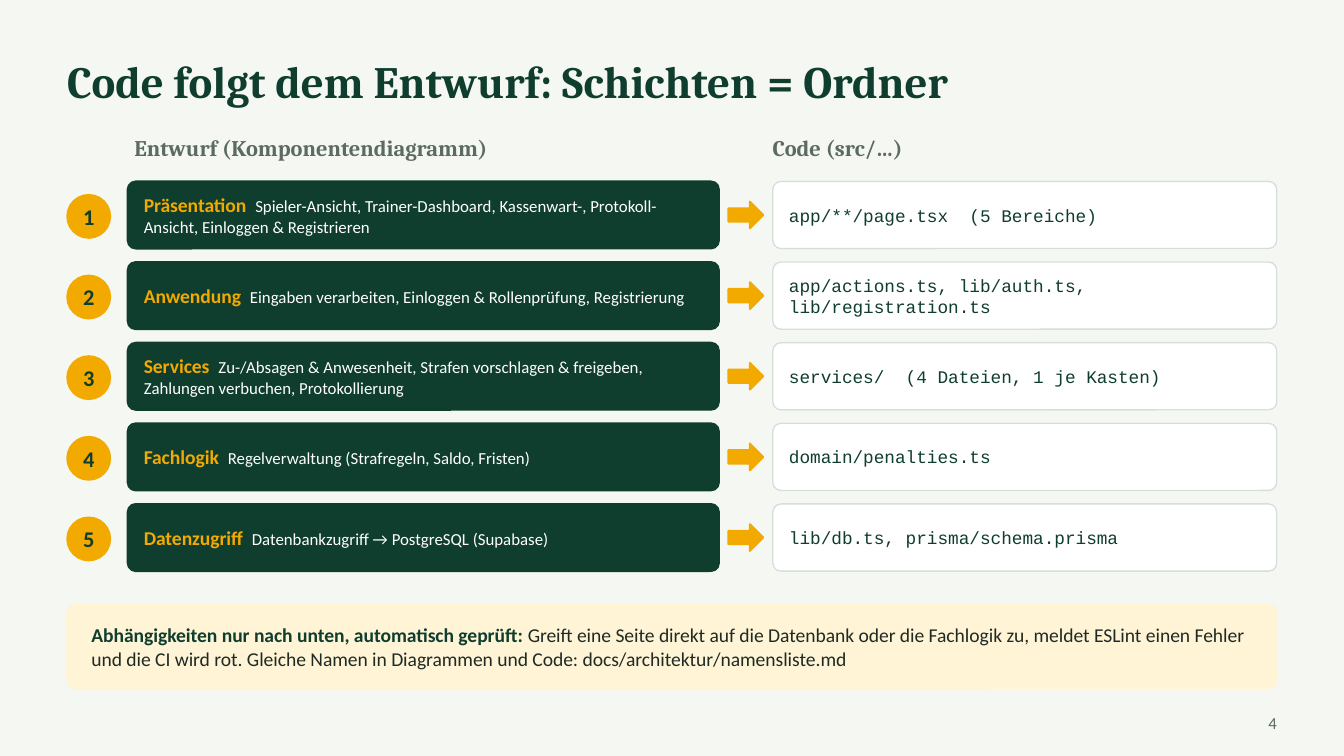
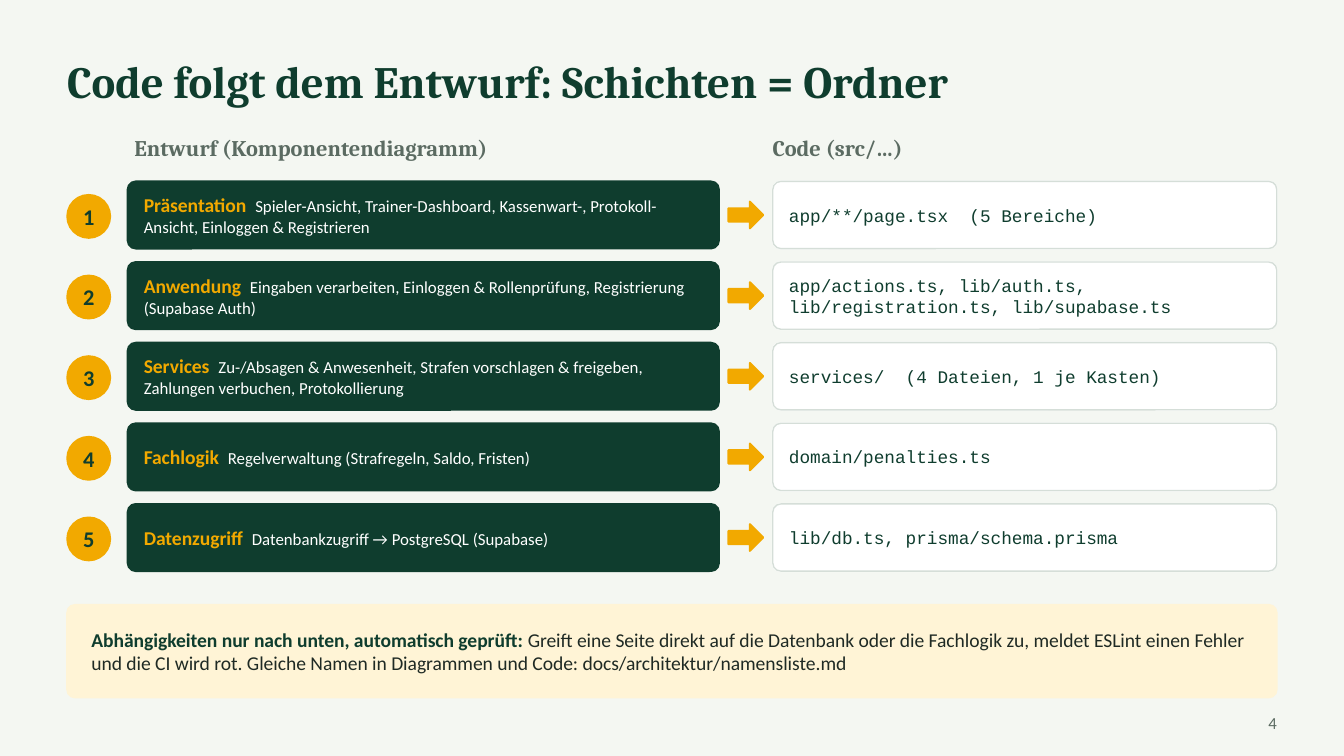
Before and after one commit to squadhq-team/squadhq-team, a slide deck: slide 4 of docs/praesentation/p4/SquadHQ_P4.pptx. Drawn at 1344x756 pixels with LibreOffice and Linux fonts; fonts in the diff are those of the drawing. Boxes give left, top, right and bottom in pixels: in the first picture for what was removed or moved away, otherwise in the second. Text is boxed around its words. In the diff, an @@ line names an element or a change of style, - is before the commit and + after.

```diff
--- a/docs/praesentation/p4/SquadHQ_P4.pptx
+++ b/docs/praesentation/p4/SquadHQ_P4.pptx
@@ text at <box>144,279,684,317</box>: text changed @@
-Anwendung Eingaben verarbeiten, Einloggen & Rollenprüfung, Registrierung
+Anwendung Eingaben verarbeiten, Einloggen & Rollenprüfung, Registrierung (Supabase Auth)
@@ text at <box>789,279,1171,317</box>: text changed @@
-app/actions.ts, lib/auth.ts, lib/registration.ts
+app/actions.ts, lib/auth.ts, lib/registration.ts, lib/supabase.ts
@@ rounded rectangle: place and size @@
-rounded rectangle at <box>67,605,1277,688</box>
+rounded rectangle at <box>67,605,1277,698</box>
@@ rounded rectangle at <box>67,605,1277,698</box>: proportions changed @@
@@ text "Abhängigkeiten nur nach unten, automatisch ...": place and size @@
-text "Abhängigkeiten nur nach unten, automatisch ..." at <box>91,628,1245,670</box>
+text "Abhängigkeiten nur nach unten, automatisch ..." at <box>91,633,1245,674</box>
```
Also in this commit, not shown: 6 other slides changed, 1 other file.
